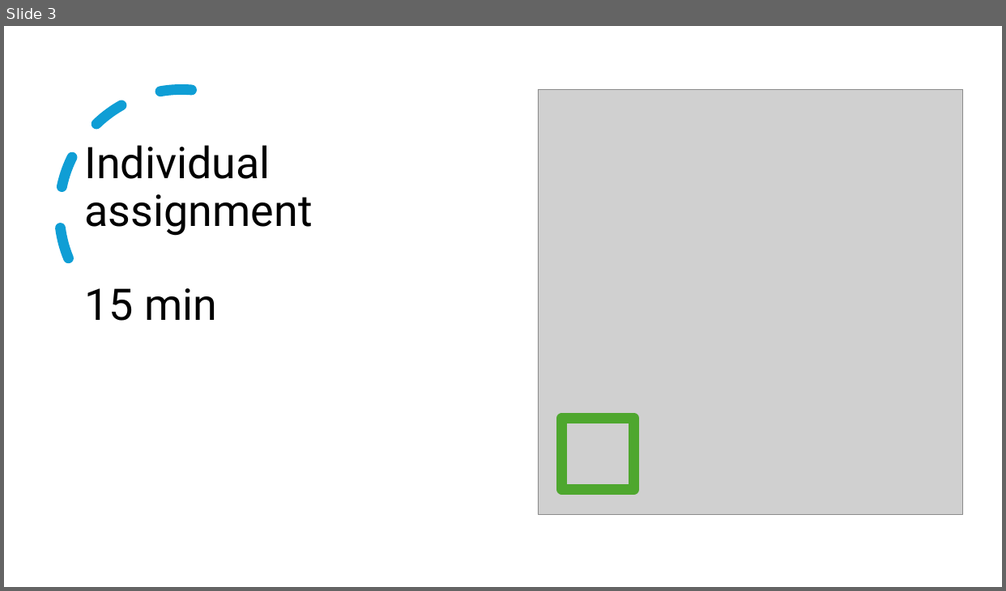
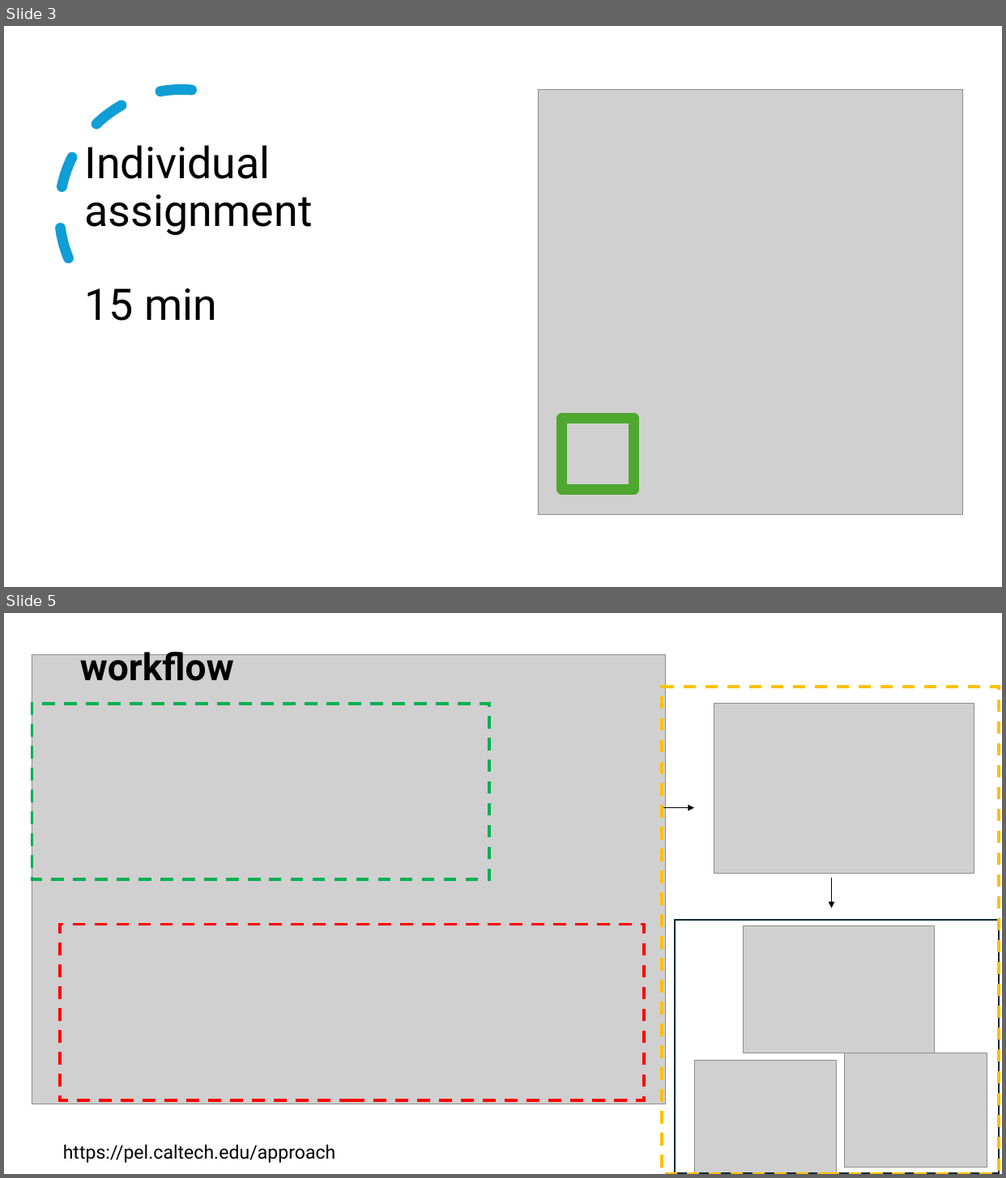
Before and after one commit to esnzgn/MSPROT, a slide deck: mass-spectrometry-fundamentals-5thsession.pptx. Shown one above the other, each under a label of ours: slide 3 before the commit, slides 3 and 5 after it; the slides between them are not shown. The pictures are 1006x591 and 1006x1178 pixels, drawn with LibreOffice and Linux fonts; fonts in the diff are those of the drawing; grey boxes stand for pictures. Boxes give left, top, right and bottom in pixels: in the first picture for what was removed or moved away, otherwise in the second. Text is boxed around its words. In the diff, an @@ line names an element or a change of style, - is before the commit and + after.

```diff
--- a/mass-spectrometry-fundamentals-5thsession.pptx
+++ b/mass-spectrometry-fundamentals-5thsession.pptx
@@ slide 5 added at box(4, 613, 1002, 1174), background #FFFFFF @@
@@ picture added at box(32, 655, 665, 1105) @@
@@ title added at box(80, 646, 234, 681), 36 pt, text #000000, bold @@
+workflow
@@ rectangle added at box(32, 704, 489, 880), outline #00B050 3 pt dashed @@
@@ rectangle added at box(662, 687, 999, 1174), outline #FFC000 3 pt dashed @@
@@ picture added at box(714, 704, 974, 874) @@
@@ arrow added from (662, 807) to (694, 807), #000000 1.5 pt @@
@@ arrow added from (832, 878) to (832, 908), #000000 1.5 pt @@
@@ rectangle added at box(60, 924, 644, 1101), outline #FF0000 3 pt dashed @@
@@ rectangle added at box(675, 920, 999, 1174), outline #092A39 1.5 pt @@
@@ picture added at box(744, 926, 935, 1053) @@
@@ picture added at box(694, 1061, 837, 1174) @@
@@ picture added at box(844, 1053, 987, 1167) @@
@@ text added at box(63, 1144, 336, 1163), 18 pt, text #000000 @@
+https://pel.caltech.edu/approach
```
Also in this commit, not shown: 1 slide changed, 7 other slides added.
